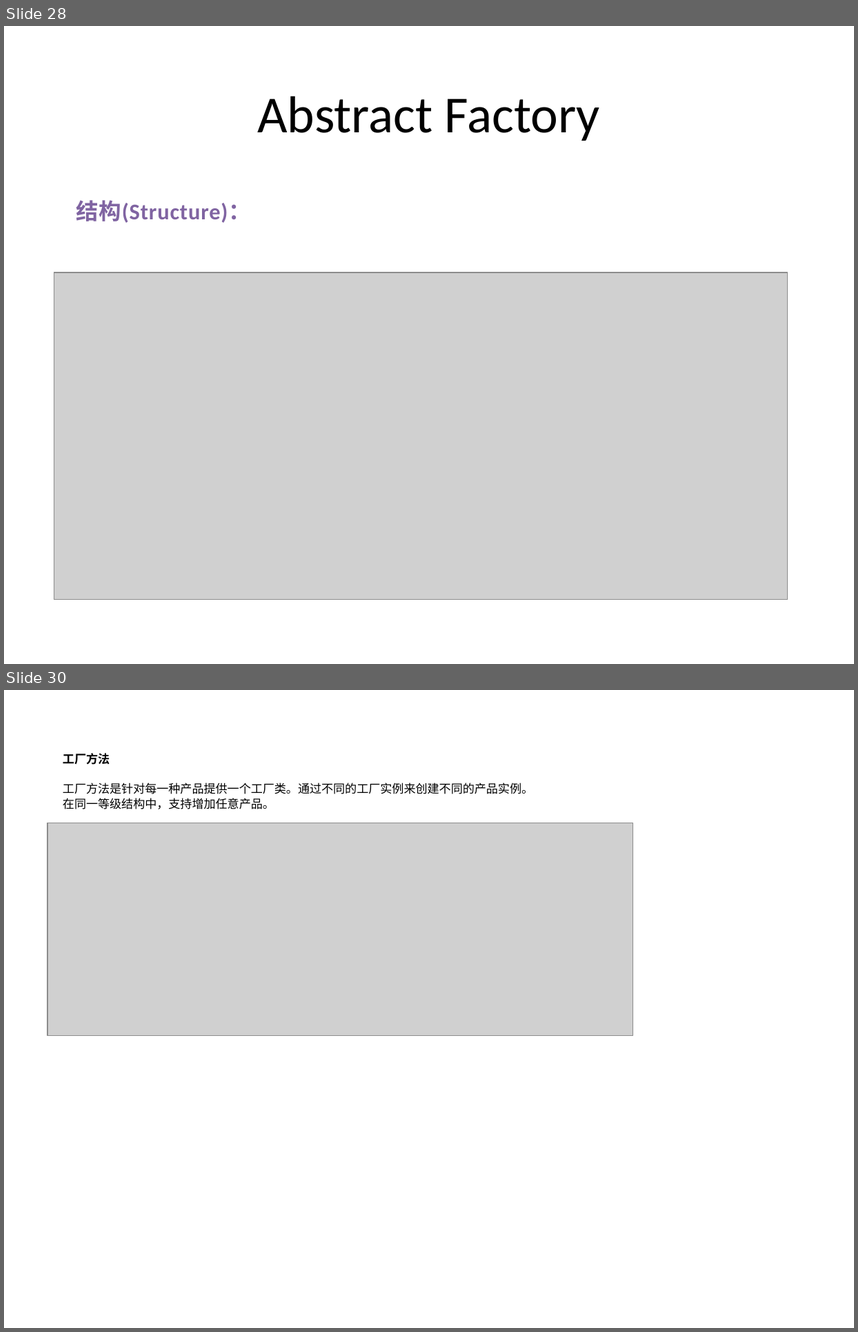
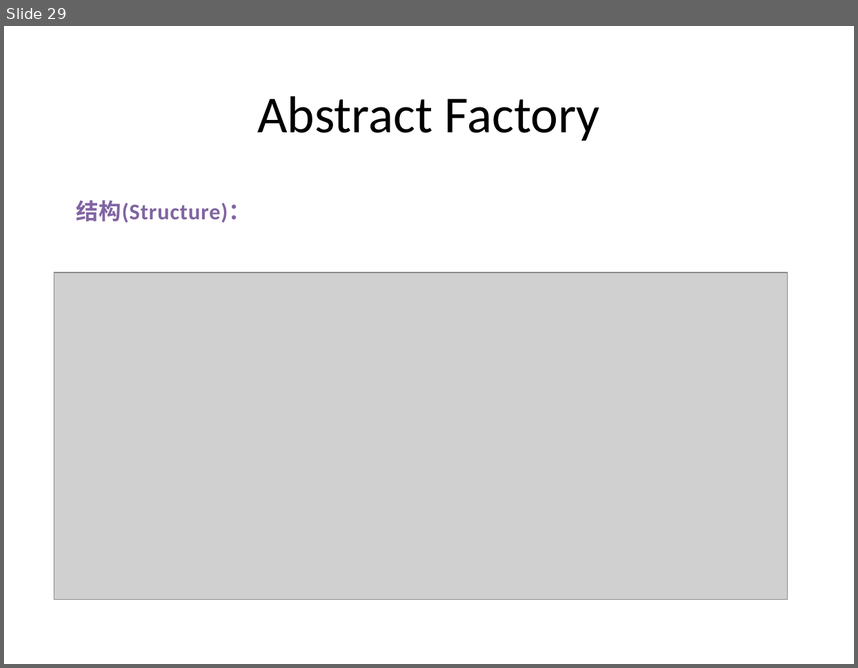
Before and after one commit to PlumpMath/DesignPattern-956, a slide deck: _Doc/Design Pattern (C#) - Part 1.pptx. Shown one above the other, each under a label of ours: slides 28 and 30 before the commit, slide 29 after it; the slides between them are not shown. The pictures are 858x1332 and 858x668 pixels, drawn with LibreOffice and Linux fonts; fonts in the diff are those of the drawing; grey boxes stand for pictures. Boxes give left, top, right and bottom in pixels: in the first picture for what was removed or moved away, otherwise in the second. Text is boxed around its words. In the diff, an @@ line names an element or a change of style, - is before the commit and + after.

```diff
--- a/_Doc/Design Pattern (C#) - Part 1.pptx
+++ b/_Doc/Design Pattern (C#) - Part 1.pptx
@@ slide 30 removed at <box>4,690,854,1328</box>, background #FFFFFF @@
@@ text removed at <box>63,753,533,809</box> @@
-工厂方法
-工厂方法是针对每一种产品提供一个工厂类。通过不同的工厂实例来创建不同的产品实例。
-在同一等级结构中，支持增加任意产品。
@@ picture removed at <box>47,823,633,1036</box> @@
@@ what was slide 28 is now slide 29 @@
```
Also in this commit, not shown: 5 slides changed, 1 slide added, 8 other slides removed.
